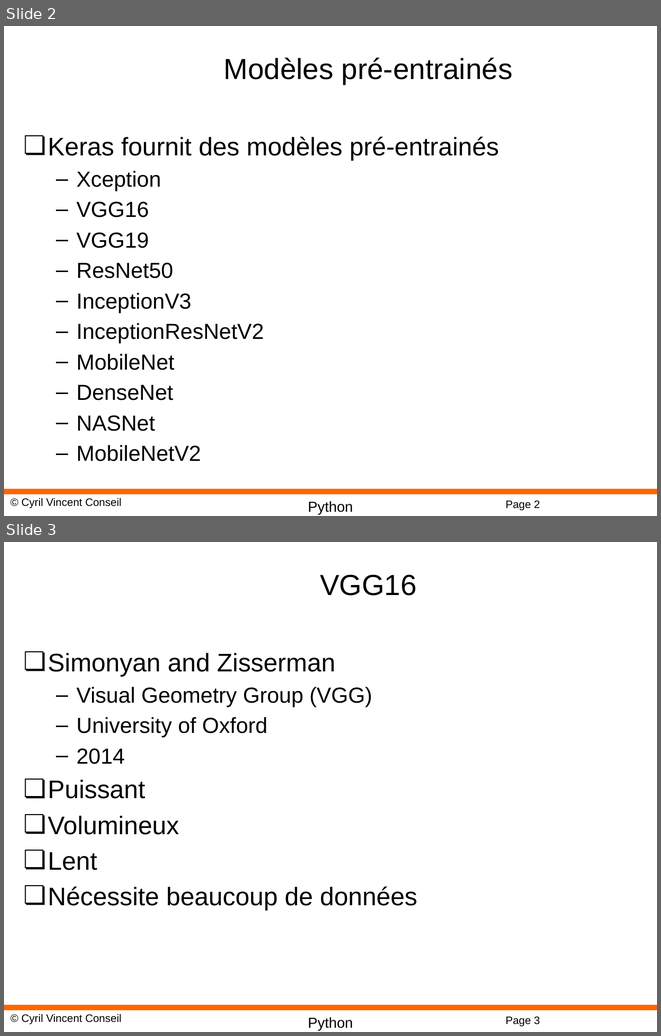
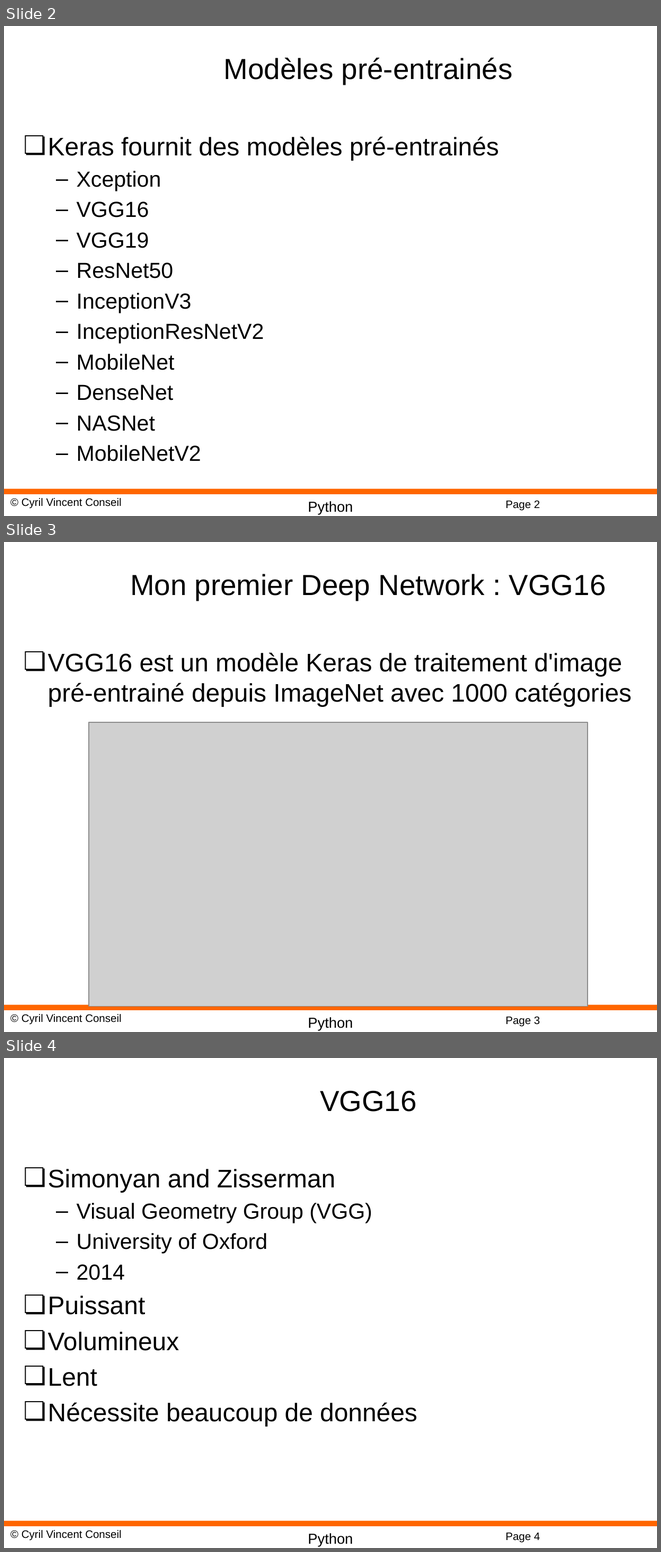
Before and after one commit to cyrilvincent/DL, a slide deck: PPT/DeepLearning11-KerasModels.pptx. Shown one above the other, each under a label of ours: slides 2 and 3 before the commit, slides 2, 3 and 4 after it. The pictures are 661x1036 and 661x1552 pixels, drawn with LibreOffice and Linux fonts; fonts in the diff are those of the drawing; grey boxes stand for pictures; background and template pictures are left out. Boxes give left, top, right and bottom in pixels: in the first picture for what was removed or moved away, otherwise in the second. Text is boxed around its words. In the diff, an @@ line names an element or a change of style, - is before the commit and + after.

```diff
--- a/PPT/DeepLearning11-KerasModels.pptx
+++ b/PPT/DeepLearning11-KerasModels.pptx
@@ slide 3 added at [4, 542, 657, 1032], background #FFFFFF; not listed: 4 template elements that a slide beside it also shows @@
@@ title added at [130, 574, 606, 600], 32 pt, text #000000 @@
+Mon premier Deep Network : VGG16
@@ text added at [48, 652, 632, 707], 28 pt, text #000000 @@
+❏ VGG16 est un modèle Keras de traitement d'image pré-entrainé depuis ImageNet avec 1000 catégories
@@ picture added at [89, 722, 588, 1006] @@
@@ what was slide 3 is now slide 4 @@
@@ page number at [505, 1532, 540, 1542]: text changed @@
-Page 3
+Page 4
```
Also in this commit, not shown: 1 slide removed, 3 other files.
